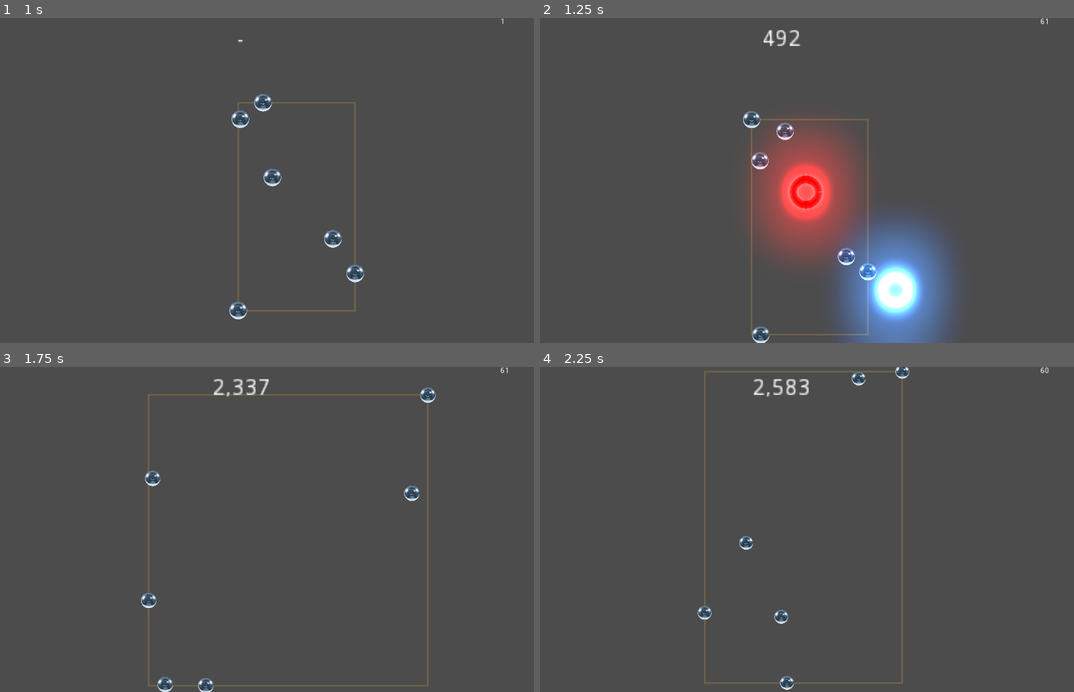
Above: before the commit, frames 1-4 (two rows, left to right).
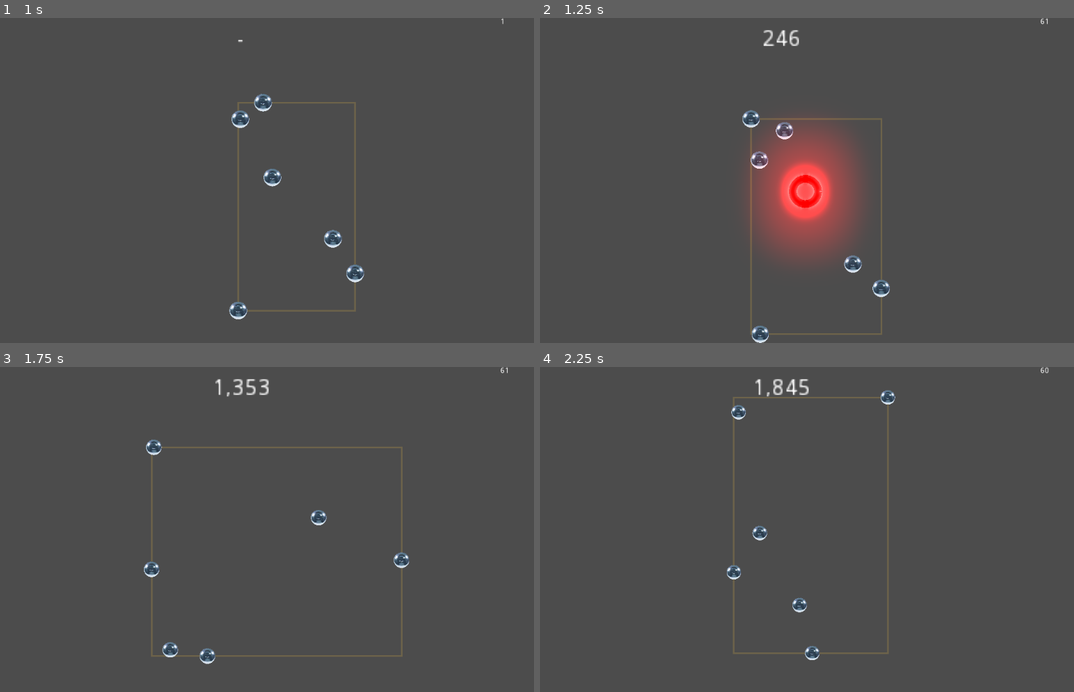
Above: after the commit, the same moments.

Repository: ioxu/pinball
Game: Godot game, scene res://screens/splash.tscn
Two runs of this game, one before a commit and one after it. Both use one fixed random seed, a clock stepped at 60 frames per second and the inputs below.
Inputs:
- Up to frame 1 (1 s): tap Enter at 0.5 s; hold / (right_paddle) from 0.53 s (still down)
- Up to frame 2 (1.25 s): keep holding / (right_paddle)
- Up to frame 3 (1.75 s): release / (right_paddle) at 1.28 s; hold Z (left_paddle) from 1.28 s (still down)
- Up to frame 4 (2.25 s): release Z (left_paddle) at 2.03 s; hold / (right_paddle) from 2.03 s (still down)

Frame 1 is identical in both runs. In frame 2, 8.8% of the frame differs, in the area x 37-79%, y 3-100%; in frame 3, 2.8%; in frame 4, 2.6%.

Commit message:
slight level change

Diff:
--- a/levels/test_level.tscn
+++ b/levels/test_level.tscn
@@ -40,13 +40,13 @@
 angle_range = -90
 
 [node name="paddle5" parent="." instance=ExtResource( 1 )]
-position = Vector2( 202, 314 )
+position = Vector2( 201, 316 )
 rotation = -5.55015
 angle_min = -318
 angle_range = -90
 
 [node name="paddle6" parent="." instance=ExtResource( 1 )]
-position = Vector2( 303, 405 )
+position = Vector2( 302, 407 )
 rotation = 0.733038
 angle_min = 42
 angle_range = -90
@@ -84,16 +84,18 @@
 
 [node name="CollisionPolygon2D" type="CollisionPolygon2D" parent="funnel1"]
 position = Vector2( 0, 8 )
-polygon = PoolVector2Array( 648, 512, 648, 480, 834.746, 312.768, 959.964, -8.33128, 1023.96, -8.8867, 1029, 666, 544, 661, 544, 576 )
+polygon = PoolVector2Array( 648, 512, 648, 480, 836, 312, 924, 380, 959, 344, 889, 224, 959.964, -8.33128, 1023.96, -8.8867, 1029, 666, 544, 661, 544, 576 )
+one_way_collision_margin = 5.0
 
 [node name="funnel2" type="RigidBody2D" parent="."]
-position = Vector2( 1024, 0 )
+position = Vector2( 1023, 0 )
 scale = Vector2( -1, 1 )
 mode = 1
 
 [node name="CollisionPolygon2D" type="CollisionPolygon2D" parent="funnel2"]
 position = Vector2( 0, 8 )
-polygon = PoolVector2Array( 648, 512, 648, 480, 834.746, 312.768, 959.964, -8.33128, 1023.96, -8.8867, 1030, 663, 545, 665, 544, 576 )
+polygon = PoolVector2Array( 648, 512, 648, 480, 836, 312, 924, 380, 959, 344, 889, 224, 959.964, -8.33128, 1023.96, -8.8867, 1029, 666, 544, 661, 544, 576 )
+one_way_collision_margin = 5.0
 
 [node name="pinball" parent="." instance=ExtResource( 2 )]
 position = Vector2( 583, 108 )
@@ -178,12 +180,12 @@
 flash_color = Color( 1, 0.890196, 0, 1 )
 
 [node name="bumper10" parent="." instance=ExtResource( 3 )]
-position = Vector2( 176, 274 )
+position = Vector2( 86, 368 )
 force = 60000.0
 flash_color = Color( 0.231373, 0.517647, 0.968627, 1 )
 
 [node name="bumper11" parent="." instance=ExtResource( 3 )]
-position = Vector2( 849, 271 )
+position = Vector2( 939, 366 )
 force = 60000.0
 flash_color = Color( 0.231373, 0.517647, 0.968627, 1 )
 
